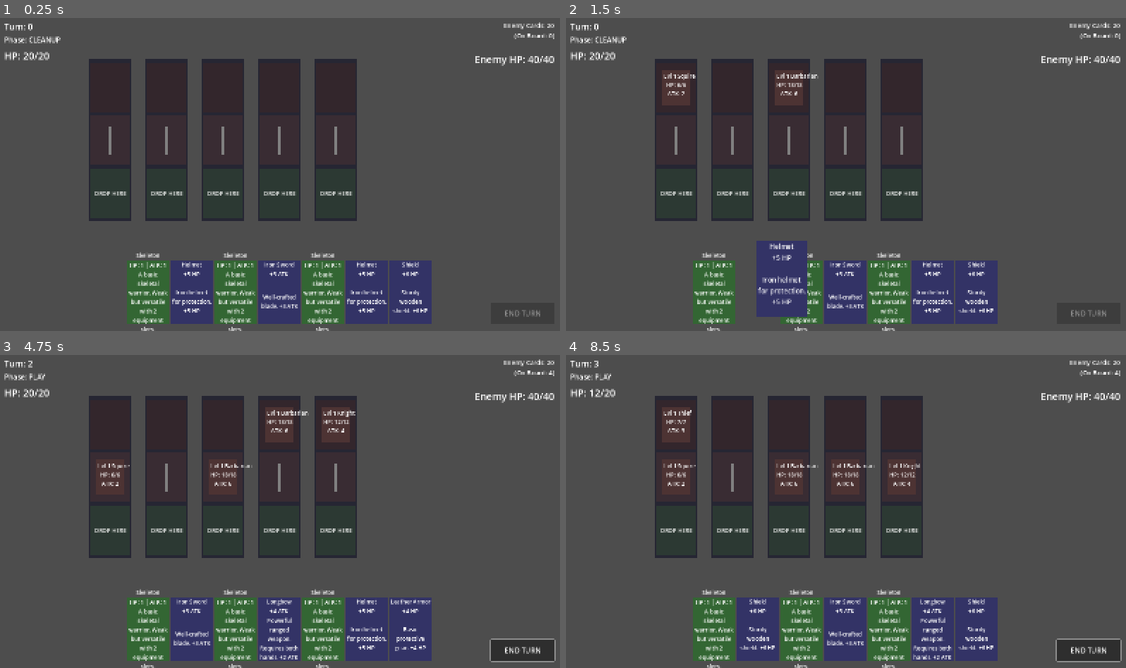
Above: before the commit, frames 1-4 (two rows, left to right).
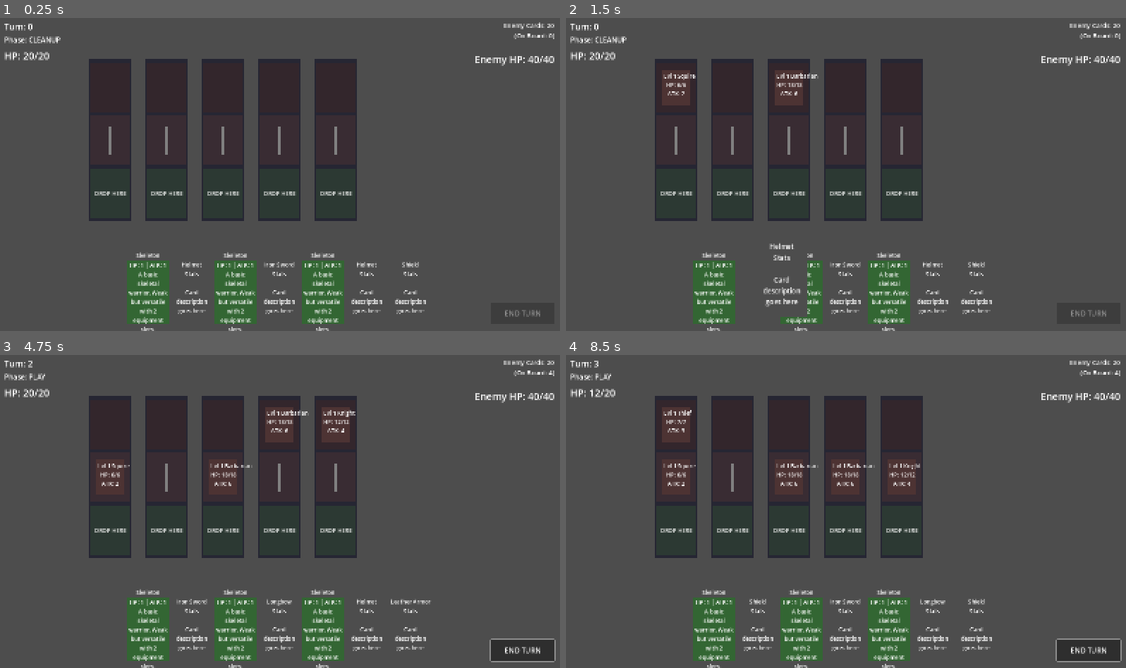
Above: after the commit, the same moments.

Repository: KaylaKZJ/deadhand
Game: Godot game, scene res://scenes/main.tscn
Two runs of this game, one before a commit and one after it. Both use one fixed random seed, a clock stepped at 60 frames per second and the inputs below.
Inputs (mouse positions are in pixels of both pictures, inside the frame that each line leads up to):
- Up to frame 1 (0.25 s): no input
- Up to frame 2 (1.5 s): tap Enter at 0.5 s; drag from (711, 293) to (902, 102) at 0.52 s; drag from (756, 293) to (818, 237) at 1.27 s
- Up to frame 3 (4.75 s): click "END TURN" at 2 s; move the mouse to (336, 439) at 2.77 s; click (336, 439) at 2.92 s; tap Space at 3.5 s; drag from (252, 574) to (112, 461) at 3.52 s; tap Enter at 4.25 s; move the mouse to (448, 558) at 4.27 s; click (448, 558) at 4.42 s
- Up to frame 4 (8.5 s): click "END TURN" at 5 s; drag from (678, 461) to (762, 430) at 5.77 s; move the mouse to (874, 508) at 6.52 s; click (874, 508) at 6.67 s; tap Space at 7.25 s; drag from (762, 430) to (734, 524) at 7.27 s; tap Enter at 8 s; move the mouse to (969, 492) at 8.02 s; click (969, 492) at 8.17 s

The runs differ from the first frame. In frame 1, 5.9% of the frame differs, in the area x 30-78%, y 77-98%; in frame 2, 6.5%, in the area x 34-78%, y 71-98%; in frame 3, 5.8%; in frame 4, 5.9%.
Error after the commit: Invalid access to property or key 'hp_bonus' on a base object of type 'Resource (EquipmentCardResource)'. (res://scripts/card_logic/card_display.gd:46)

Commit message:
refactor(equipment): rename hp_bonus→def_bonus, add equipment_category
- Add equipment_category ("weapon"/"armor") to EquipmentCardResource
  to drive which player stat scales it (ATK vs DEF) instead of brittle
  string-matching on equipment_type
- Rename hp_bonus to def_bonus to reflect armor's role as a HP buffer
- Remove redundant defense_bonus field; def_bonus is the single field
- Update all 7 equipment .tres files with equipment_category and def_bonus
- Update card descriptions to reference HP (not DEF)

Diff:
--- a/resources/cards/equipment/helmet.tres
+++ b/resources/cards/equipment/helmet.tres
@@ -7,6 +7,7 @@
 card_name = "Helmet"
 card_type = "equipment"
 description = "Iron helmet for protection. +5 HP"
+equipment_category = "armor"
 equipment_type = "helmet"
-hp_bonus = 5
+def_bonus = 5
 attack_bonus = 0
--- a/resources/cards/equipment/iron_sword.tres
+++ b/resources/cards/equipment/iron_sword.tres
@@ -7,6 +7,7 @@
 card_name = "Iron Sword"
 card_type = "equipment"
 description = "Well-crafted blade. +3 ATK"
+equipment_category = "weapon"
 equipment_type = "weapon"
-hp_bonus = 0
+def_bonus = 0
 attack_bonus = 3
--- a/resources/cards/equipment/leather_armor.tres
+++ b/resources/cards/equipment/leather_armor.tres
@@ -7,6 +7,7 @@
 card_name = "Leather Armor"
 card_type = "equipment"
 description = "Basic protective gear. +4 HP"
+equipment_category = "armor"
 equipment_type = "armor"
-hp_bonus = 4
+def_bonus = 4
 attack_bonus = 0
--- a/resources/cards/equipment/leather_helmet.tres
+++ b/resources/cards/equipment/leather_helmet.tres
@@ -7,6 +7,7 @@
 card_name = "Helmet"
 card_type = "equipment"
 description = "Iron helmet for protection. +5 HP"
+equipment_category = "armor"
 equipment_type = "helmet"
-hp_bonus = 5
+def_bonus = 5
 attack_bonus = 0
--- a/resources/cards/equipment/longbow.tres
+++ b/resources/cards/equipment/longbow.tres
@@ -7,8 +7,9 @@
 card_name = "Longbow"
 card_type = "equipment"
 description = "Powerful ranged weapon. Requires both hands. +2 ATK"
+equipment_category = "weapon"
 equipment_type = "weapon"
 slots_required = ["weapon", "shield"]
 attack_range = "ranged"
-hp_bonus = 0
+def_bonus = 0
 attack_bonus = 4
--- a/resources/cards/equipment/rusty_axe.tres
+++ b/resources/cards/equipment/rusty_axe.tres
@@ -7,6 +7,7 @@
 card_name = "Rusty Axe"
 card_type = "equipment"
 description = "A worn but functional weapon. +2 ATK"
+equipment_category = "weapon"
 equipment_type = "weapon"
-hp_bonus = 0
+def_bonus = 0
 attack_bonus = 2
--- a/resources/cards/equipment/shield.tres
+++ b/resources/cards/equipment/shield.tres
@@ -7,6 +7,7 @@
 card_name = "Shield"
 card_type = "equipment"
 description = "Sturdy wooden shield. +6 HP"
+equipment_category = "armor"
 equipment_type = "shield"
-hp_bonus = 6
+def_bonus = 6
 attack_bonus = 0
--- a/scripts/card_logic/equipment_card.gd
+++ b/scripts/card_logic/equipment_card.gd
@@ -2,10 +2,13 @@
 class_name EquipmentCardResource
 ## Resource for equipment that modifies unit stats
 
-@export var equipment_type: String = ""  # "weapon", "armor", "helmet", "shield"
+@export var equipment_category: String = ""  # Broad category: "weapon" or "armor"
+                                              # Determines which player stat scales it (ATK vs DEF)
+@export var equipment_type: String = ""       # Specific slot: "weapon", "armor", "helmet", "shield", etc.
+                                              # Used only for slot-occupation logic on units
 @export var slots_required: Array[String] = []  # For multi-slot items like bow: ["weapon", "shield"]
 @export var attack_range: String = "melee"  # "melee" or "ranged"
-@export var hp_bonus: int = 0
+@export var def_bonus: int = 0      # Flat DEF added to the unit (damage reduction)
 @export var attack_bonus: int = 0
 
 func _init():
